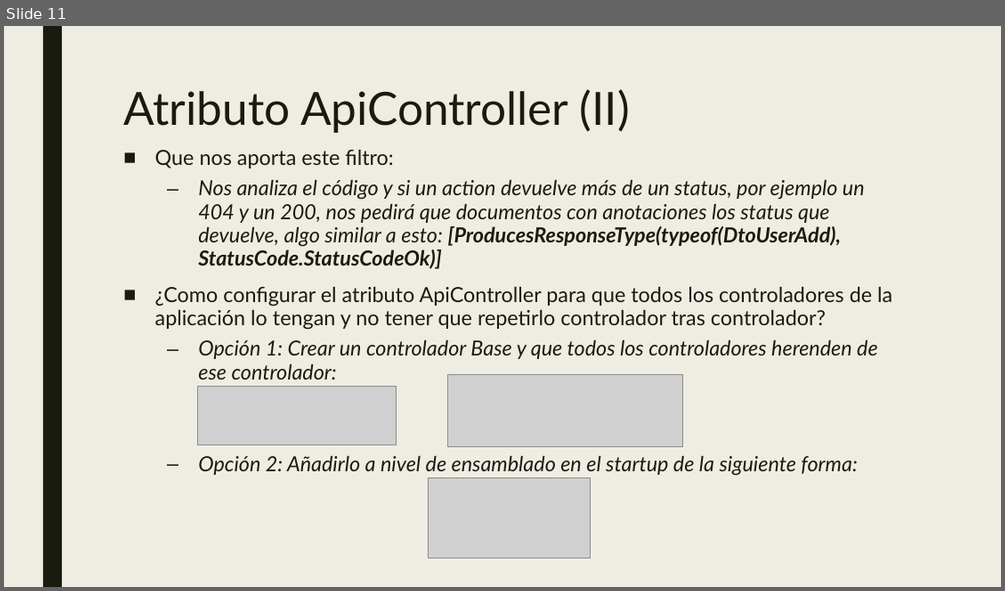
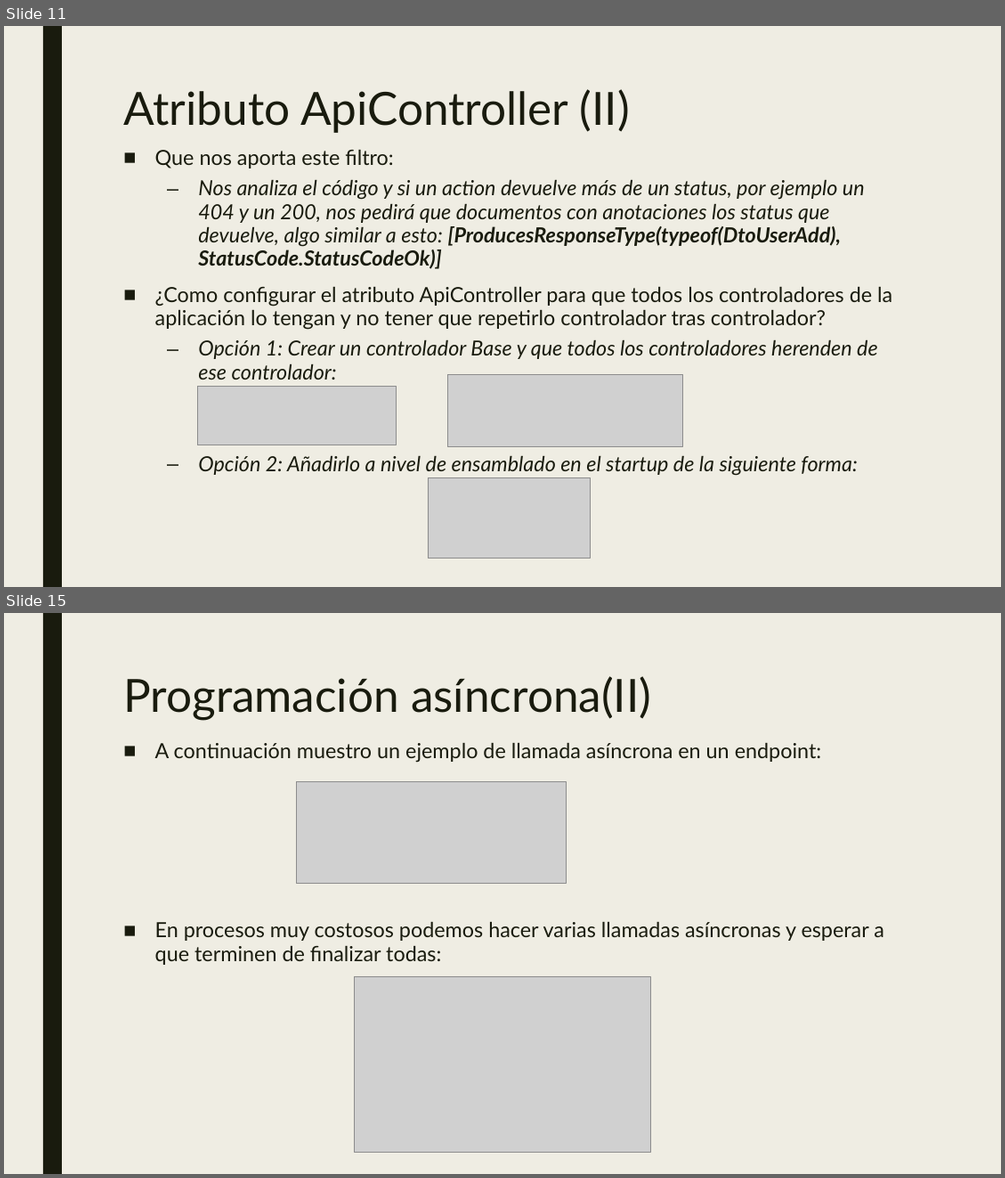
Before and after one commit to dadjh85/Demo4-Curso-.NetCore3.1, a slide deck: doc/Demo4- Curso .NET Core.pptx. Shown one above the other, each under a label of ours: slide 11 before the commit, slides 11 and 15 after it; the slides between them are not shown. The pictures are 1005x591 and 1005x1178 pixels, drawn with LibreOffice and Linux fonts; fonts in the diff are those of the drawing; grey boxes stand for pictures. Boxes give left, top, right and bottom in pixels: in the first picture for what was removed or moved away, otherwise in the second. Text is boxed around its words. In the diff, an @@ line names an element or a change of style, - is before the commit and + after.

```diff
--- a/doc/Demo4- Curso .NET Core.pptx
+++ b/doc/Demo4- Curso .NET Core.pptx
@@ slide 15 added at (4,613,1001,1174), background #EFEDE3; not listed: 1 template element that a slide beside it also shows @@
@@ title added at (123,676,651,720), 44 pt, text #191B0E @@
+Programación asíncrona(II)
@@ text added at (155,742,884,965), 20 pt, text #191B0E @@
+■ A continuación muestro un ejemplo de llamada asíncrona en un endpoint:
+■ En procesos muy costosos podemos hacer varias llamadas asíncronas y esperar a que terminen de finalizar todas:
@@ picture added at (297,782,566,883) @@
@@ picture added at (354,976,651,1152) @@
```
Also in this commit, not shown: 1 slide changed, 4 other slides added, 11 other files.
